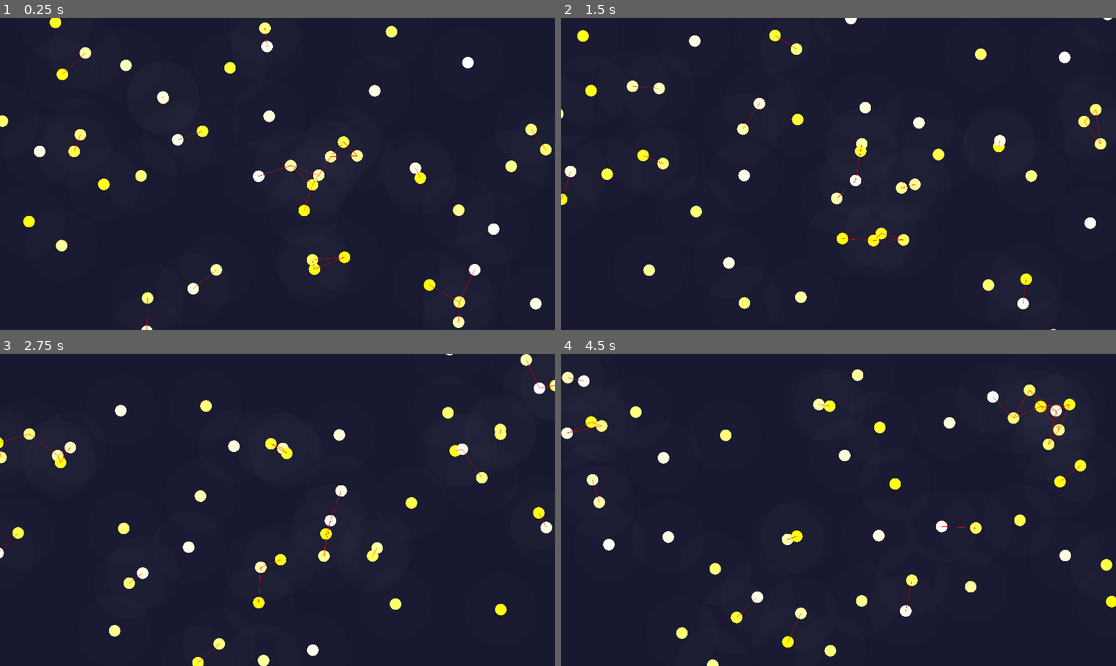
Above: before the commit, frames 1-4 (two rows, left to right).
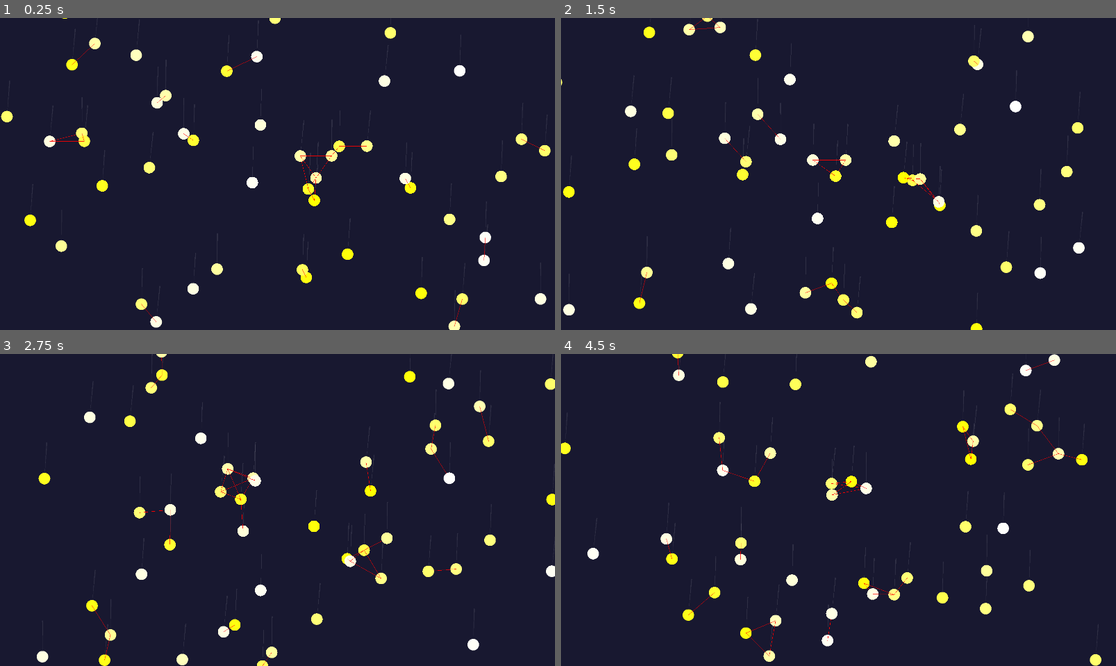
Above: after the commit, the same moments.

Repository: Indull0/BoidsSimulation
Game: Godot game, scene res://Main.tscn
The game is run twice, just before and just after one commit, with the same random seed, the same clock (stepped at 60 frames per second) and the same inputs.
Inputs:
- Up to frame 1 (0.25 s): no input
- Up to frame 2 (1.5 s): no input
- Up to frame 3 (2.75 s): no input
- Up to frame 4 (4.5 s): no input

The runs differ from the first frame. In frame 1, 4.7% of the frame differs, in the area x 0-100%, y 0-100%; in frame 2, 5.6%; in frame 3, 5.8%; in frame 4, 6.2%.

Commit message:
Weird ass vision cones

Diff:
--- a/main.gd
+++ b/main.gd
@@ -9,6 +9,19 @@
 var angle = 0
 var sight_radius = 125.0
 var directions = []
+var fov = PI / 2
+
+
+func draw_circle_arc_poly(center, radius, angle_from, angle_to, color):
+	var nb_points = 32
+	var points_arc = PackedVector2Array()
+	points_arc.push_back(center)
+	var colors = PackedColorArray([color])
+
+	for i in range(nb_points + 1):
+		var angle_point = deg_to_rad(angle_from + i * (angle_to - angle_from) / nb_points - 90)
+		points_arc.push_back(center + Vector2(cos(angle_point), sin(angle_point)) * radius)
+	draw_polygon(points_arc, colors)
 
 
 func _ready():
@@ -26,22 +39,27 @@
 
 func _draw():
 	# Draw each circle
-	for circle in circles:
+	#for circle in circles:
+	for i in range(circles.size()):
+		var circle = circles[i]
 		draw_circle(circle["position"], radius, circle["color"])
 
-	for circle in circles:
-		draw_circle(circle["position"], sight_radius, Color(1, 1, 1, 0.01))
+		var from_angle = circle["angle"] - fov / 2
+		var to_angle = circle["angle"] + fov / 2
+		draw_circle_arc_poly(circle["position"], sight_radius, from_angle, to_angle, Color(1, 1, 1, 0.1))
 
-	for i in range(circles.size()):
-		var circle = circles[i]
+
 		for j in range(circles.size()):
 			if i == j:
 				continue
 
 			var circleToCheck = circles[j]
 			var distanceBetweenCircles = circle["position"].distance_to(circleToCheck["position"])
+			var toCircleToCheck = circleToCheck["position"] - circle["position"]
+			var circleDirection = Vector2(cos(circle["angle"]), sin(circle["angle"]))
+			var angleToCircle = circleDirection.angle_to(toCircleToCheck.normalized())
 
-			if distanceBetweenCircles < sight_radius:
+			if (distanceBetweenCircles < sight_radius) && (angleToCircle < fov):
 				draw_line(circle["position"], circleToCheck["position"], Color(1, 0, 0))
 
 func _process(delta):
@@ -51,7 +69,7 @@
 		var circle = circles[i]
 		var angleOfCurrentCircle = circle["angle"]
 		# Move the circle in the direction
-		circle["position"] += Vector2(sin(angleOfCurrentCircle), cos(angleOfCurrentCircle)) * speed * delta
+		circle["position"] += Vector2(cos(angleOfCurrentCircle), sin(angleOfCurrentCircle)) * speed * delta
 
 		# Check if the circle has reached the edge of the screen and teleport to the other side
 		if circle["position"].x > screen_size.x + radius:  # Exiting right
